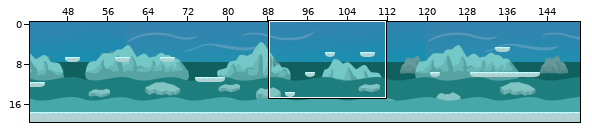
Tiled map (JSON), stored at public/assets/tilemaps/nivel3.json. Above: a wide view before the commit, with the close-up outlined.
Close-up. Before:
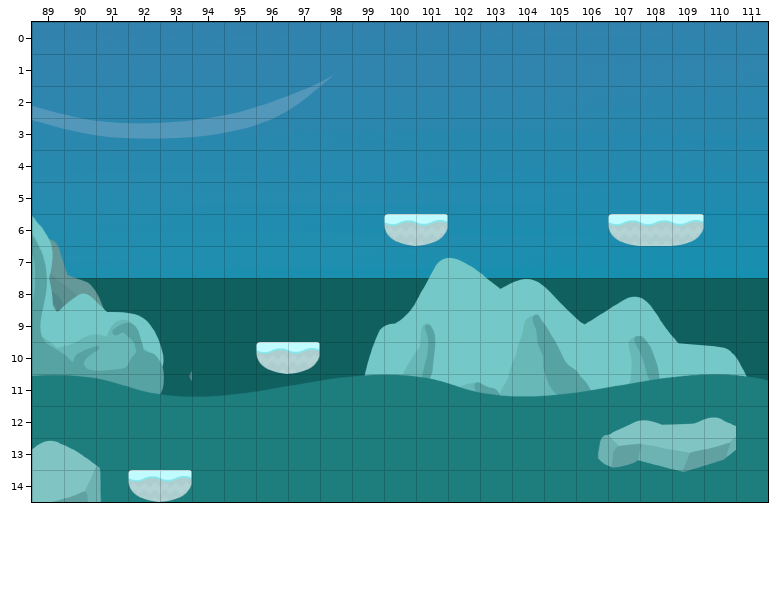
Cells are 100x100 px. Shown: x 89..111, y 0..14. The commit also changed other parts of the map, which this record leaves out.
Now the later version:
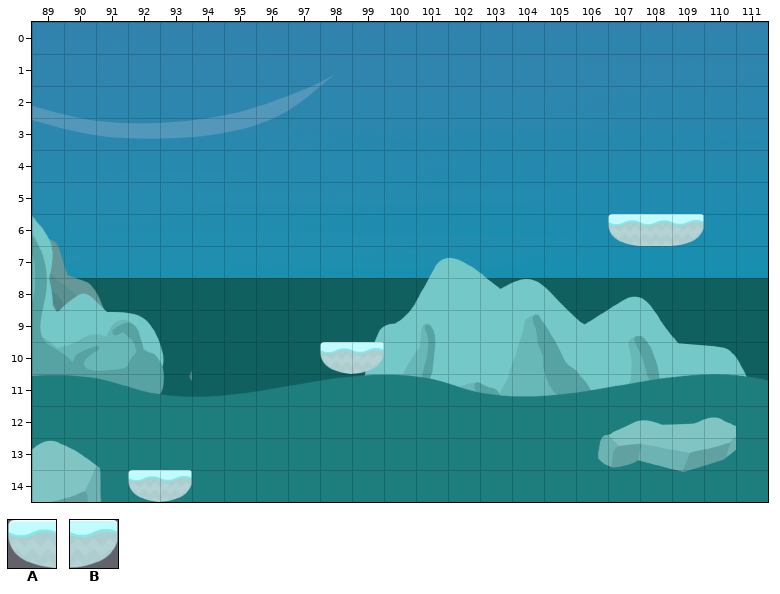
Key: from "plataformas": A 1, B 3.
_ is an empty cell.
Tiles replaced or removed in this view: A, B.
Changes in this commit:
Changed rows in their new state; . is an unchanged cell.
Layer "platforms":
first column x 100:
 6 __
first column x 96:
10 __AB
